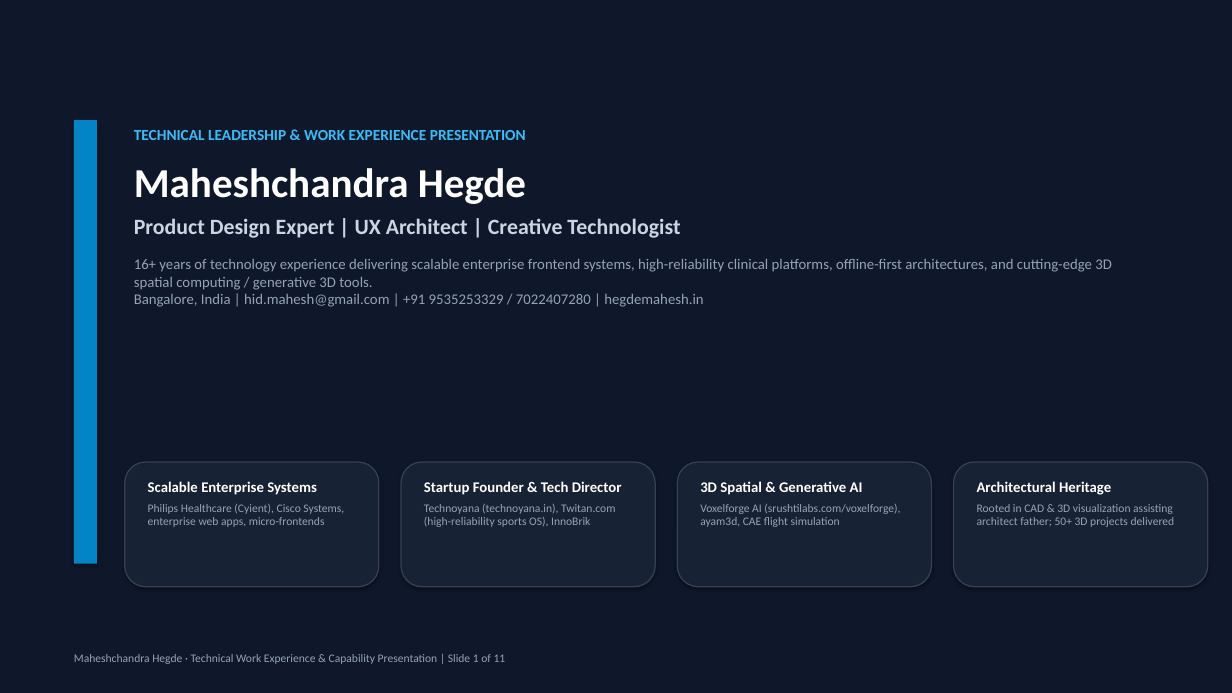
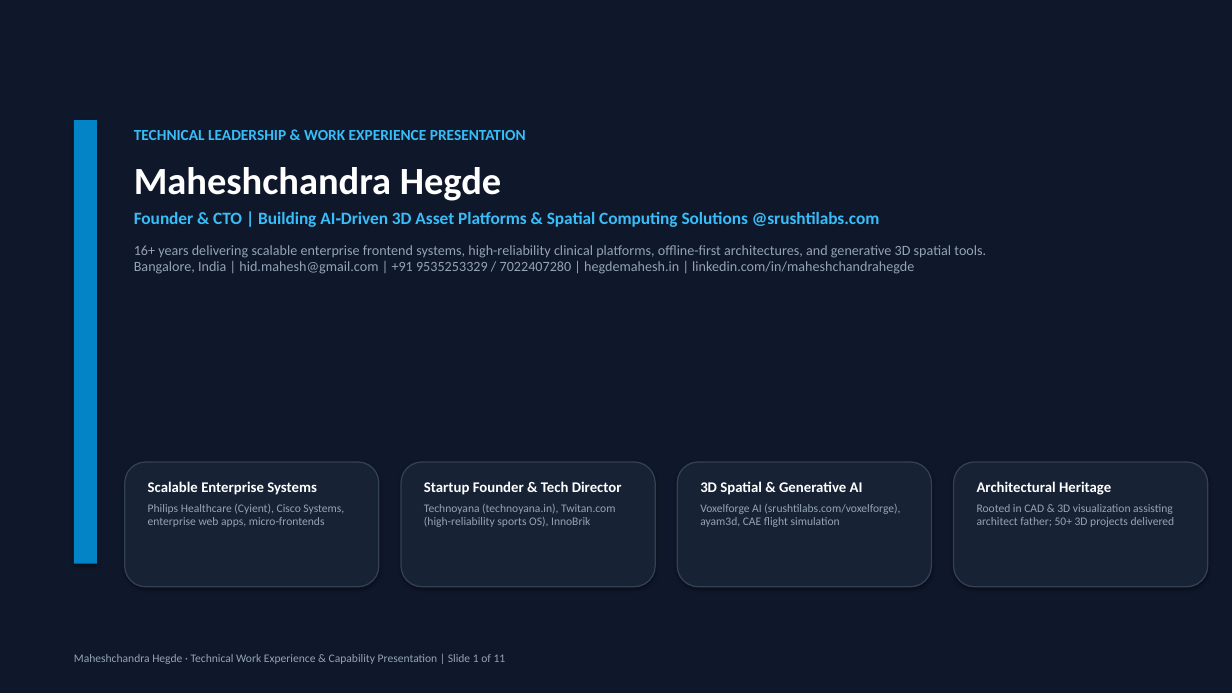
Before and after one commit to hegdemahesh/hegdemahesh.github.io, a slide deck: slide 1 of obayashi_it_presentation/Obayashi_Senior_Manager_IT_Presentation_Maheshchandra_Hegde.pptx. Drawn at 1232x693 pixels with LibreOffice and Linux fonts; fonts in the diff are those of the drawing. Boxes give left, top, right and bottom in pixels: in the first picture for what was removed or moved away, otherwise in the second. Text is boxed around its words. In the diff, an @@ line names an element or a change of style, - is before the commit and + after.

```diff
--- a/obayashi_it_presentation/Obayashi_Senior_Manager_IT_Presentation_Maheshchandra_Hegde.pptx
+++ b/obayashi_it_presentation/Obayashi_Senior_Manager_IT_Presentation_Maheshchandra_Hegde.pptx
@@ text at <box>134,167,501,201</box>: size 32 to 30 pt in "Maheshchandra Hegde"; less space between paragraphs @@
@@ text at <box>134,212,986,274</box>: text changed; size 11.5 to 11 pt @@
-Product Design Expert | UX Architect | Creative Technologist
-16+ years of technology experience delivering scalable enterprise frontend systems, high-reliability clinical platforms, offline-first architectures, and cutting-edge 3D spatial computing / generative 3D tools.
-Bangalore, India | hid.mahesh@gmail.com | +91 9535253329 / 7022407280 | hegdemahesh.in
+Founder & CTO | Building AI‑Driven 3D Asset Platforms & Spatial Computing Solutions @srushtilabs.com
+16+ years delivering scalable enterprise frontend systems, high-reliability clinical platforms, offline-first architectures, and generative 3D spatial tools.
+Bangalore, India | hid.mahesh@gmail.com | +91 9535253329 / 7022407280 | hegdemahesh.in | linkedin.com/in/maheshchandrahegde
```
Also in this commit, not shown: 1 other slide changed, 7 other files.
